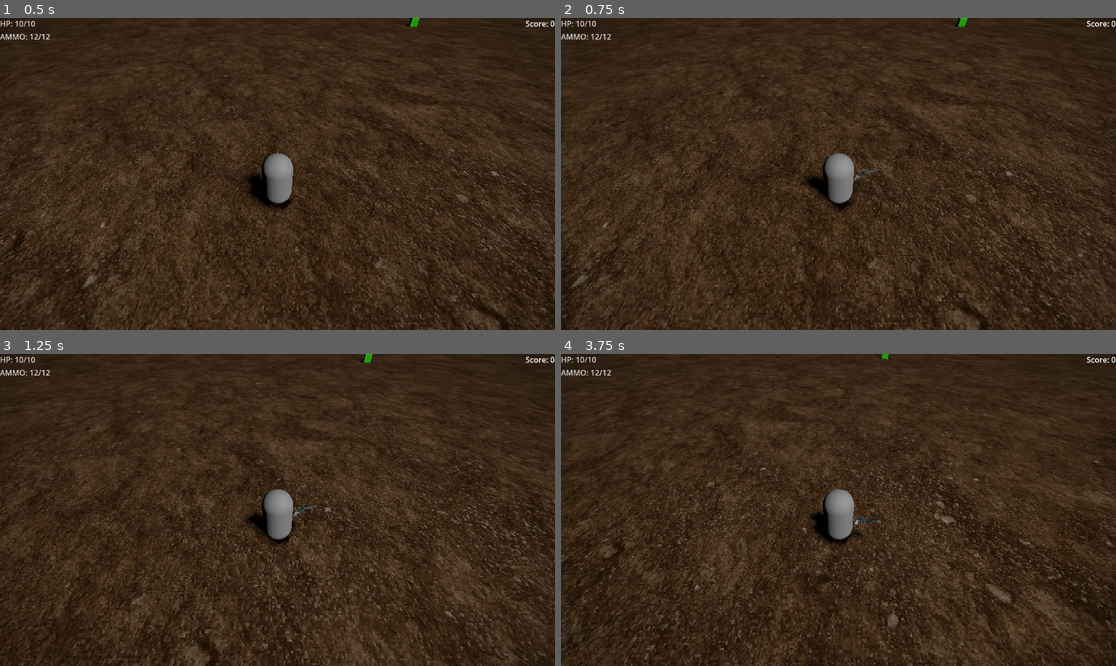
Above: before the commit, frames 1-4 (two rows, left to right).
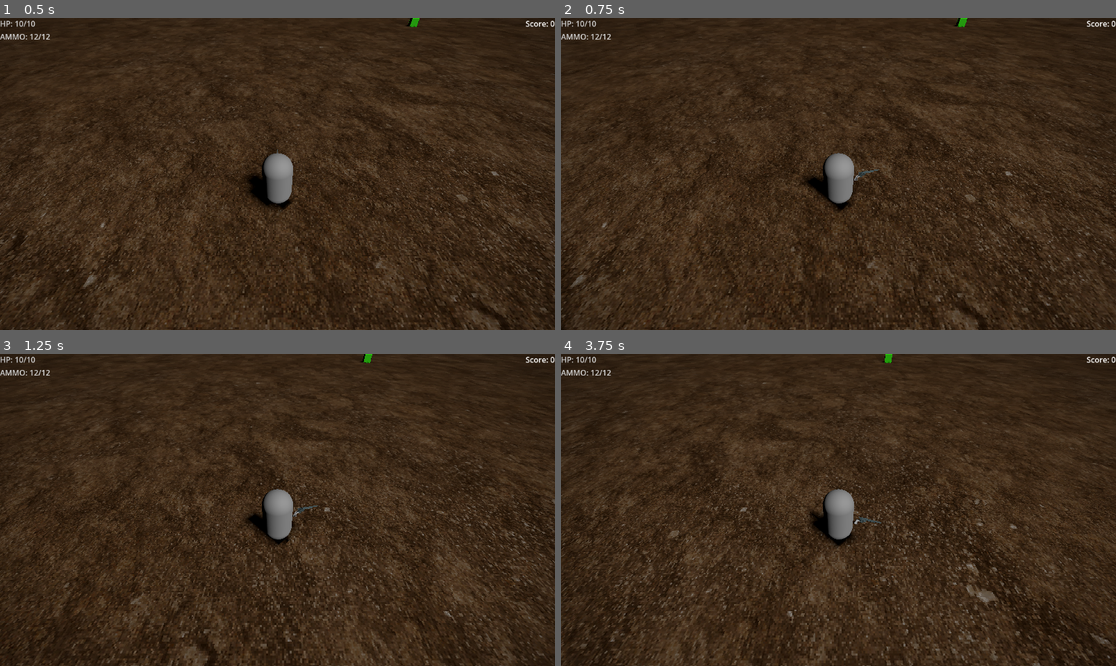
Above: after the commit, the same moments.

Repository: vidaliATWIT/prelude-aleph
Game: Godot game, scene res://main.tscn
Two runs of this game, one before a commit and one after it. Both use one fixed random seed, a clock stepped at 60 frames per second and the inputs below.
Inputs (mouse positions are in pixels of both pictures, inside the frame that each line leads up to):
- Up to frame 1 (0.5 s): no input
- Up to frame 2 (0.75 s): tap Enter at 0.5 s; move the mouse to (960, 158) at 0.52 s; hold D (move_right) from 0.53 s (still down); hold Shift (sprint) from 0.53 s (still down)
- Up to frame 3 (1.25 s): keep holding D (move_right); keep holding Shift (sprint)
- Up to frame 4 (3.75 s): move the mouse to (727, 525) at 1.27 s; release D (move_right) at 1.28 s; release Shift (sprint) at 1.28 s; hold Down (move_down) 1.28-2.03 s; right-click (727, 525) at 1.35 s; tap Shift (sprint) at 1.55, 2.85 s; move the mouse to (894, 441) at 2.02 s; hold D (move_right) 2.03-2.78 s; hold Shift (sprint) 2.03-2.78 s; click (894, 441) at 2.1 s; move the mouse to (810, 572) at 2.77 s; hold W (move_up) 2.78-3.53 s; move the mouse to (1005, 556) at 3.52 s; hold A (move_left) from 3.53 s (still down); hold Shift (sprint) from 3.53 s (still down)

Frame 1 is identical in both runs. In frame 2, 6.3% of the frame differs, in the area x 0-100%, y 0-100%; in frame 3, 6.8%; in frame 4, 19%.

Commit message:
Gameplay finetuning. Fixed sprint locking. Added Rounds to Waves.

Diff:
--- a/game_manager.gd
+++ b/game_manager.gd
@@ -1,9 +1,12 @@
 extends Node
 
 var mobs_spawned = 0
-const MAX_MOBS_PER_WAVE = 5
+var mobs_per_wave = 1
+const ROUND_LENGTH = 5
+const MAX_MOBS_PER_WAVE = 100
 var kill_streak = 0
 var streak_window = 2.0
+var round = 0
 
 @onready var player = %PlayerCharacter
 @onready var game_over_label = $GameHUD/HudContainer/GameOverLabel
@@ -14,9 +17,6 @@
 @onready var points = 0
 @onready var kill_streak_timer = $KillStreakTimer
 @export var spawn_monsters = true
-
-
-
 
 func _ready() -> void:
 	game_over_label.visible=false
@@ -41,8 +41,12 @@
 	mobs_spawned += 1
 
 	# Stop short timer if we've spawned enough mobs
-	if mobs_spawned >= MAX_MOBS_PER_WAVE:
+	if mobs_spawned >= mobs_per_wave:
 		%ShortTimer.stop()
+		round+=1
+		if round%ROUND_LENGTH==0:
+			print("NEXT ROUND HAS: ", mobs_per_wave+1, " MONSTERS!")
+			mobs_per_wave=min(MAX_MOBS_PER_WAVE, mobs_per_wave+1)
 
 
 func get_valid_spawn_position(max_attempts: int = 10) -> Vector3:
@@ -108,7 +112,7 @@
 		streak_text = "BABABOOEY!"
 	elif kill_streak >= 4:
 		multiplier = 4
-		streak_text = "UBER KILL!"
+		streak_text = "KILLTACULAR!"
 	elif kill_streak >= 3:
 		multiplier = 3
 		streak_text = "TRIPLE KILL!"
--- a/main.tscn
+++ b/main.tscn
@@ -26,7 +26,6 @@
 transform = Transform3D(1, 0, 0, 0, 1, 0, 0, 0, 1, 0, 1, 0)
 
 [node name="MonsterSpawner" type="Path3D" parent="PlayerCharacter"]
-transform = Transform3D(1, 0, 0, 0, 1, 0, 0, 0, 1, -29, 0, -7)
 curve = SubResource("Curve3D_h2yge")
 
 [node name="FollowPath" type="PathFollow3D" parent="PlayerCharacter/MonsterSpawner"]
@@ -65,7 +64,6 @@
 
 [node name="GameManager" type="Node" parent="."]
 script = ExtResource("1_1bvp3")
-spawn_monsters = false
 
 [node name="KillStreakTimer" type="Timer" parent="GameManager"]
 one_shot = true
--- a/scenes/player/player_character.tscn
+++ b/scenes/player/player_character.tscn
@@ -19,7 +19,7 @@
 autostart = true
 
 [node name="SprintTimer" type="Timer" parent="."]
-wait_time = 0.2
+wait_time = 0.5
 
 [node name="TrappedTimer" type="Timer" parent="."]
 wait_time = 0.5
--- a/scripts/player/player.gd
+++ b/scripts/player/player.gd
@@ -1,7 +1,9 @@
 extends CharacterBody3D
-@export var WALK_SPEED = 6.0
+@export var WALK_SPEED = 8.0
 @export var RUN_SPEED = 10.0
 var speed = WALK_SPEED
+const WALK_STEP_SIZE=0.4
+const RUN_STEP_SIZE=0.8
 
 @onready var meshes = $Meshes  # Reference to your Meshes node
 @onready var weapon = $Gun
@@ -29,13 +31,11 @@
 @export var max_ammo = 12
 @export var max_sway = 12
 @export var max_fatigue = 10
-@export var max_speed_mod = 10
-@export var speed_mod = 0
-
 
 @export var show_debug = false
 @onready var can_move=true
 @onready var can_sprint=true
+@onready var is_sprinting=false
 
 
 var hp = max_hp:
@@ -63,10 +63,25 @@
 func _ready() -> void:
 	hp=max_hp
 	facing_direction_changed.connect(weapon._on_facing_direction_changed)
+	SFXPlayer.updateStepTime(WALK_STEP_SIZE)
 	add_to_group("player")
 # Physics update
 func _physics_process(delta: float) -> void:
 	var direction = Input.get_vector("move_left", "move_right", "move_up", "move_down")
+
+	# Handle sprinting
+	if (is_sprinting and can_sprint):
+		if sprint_timer.is_stopped():
+			fatigue_timer.stop()
+			sprint_timer.start()
+		speed=RUN_SPEED
+		SFXPlayer.updateStepTime(WALK_STEP_SIZE)
+	else:
+		if fatigue<max_fatigue and fatigue_timer.is_stopped():
+			sprint_timer.stop()
+			fatigue_timer.start()
+		speed=WALK_SPEED
+		SFXPlayer.updateStepTime(RUN_STEP_SIZE)
 	if (can_move):
 		velocity = Vector3(direction.x, 0, direction.y) * speed
 	else:
@@ -118,21 +133,11 @@
 				SFXPlayer.playShot()
 			else:
 				SFXPlayer.playDryfire()
-	if can_sprint:
-		if Input.is_action_pressed("sprint"):
-			if sprint_timer.is_stopped():
-				fatigue_timer.stop()
-				sprint_timer.start()
-			speed=RUN_SPEED
-			SFXPlayer.updateStepTime(.4)
-	else:
-		if fatigue<max_fatigue and fatigue_timer.is_stopped():
-			sprint_timer.stop()
-			fatigue_timer.start()
-		speed=WALK_SPEED
-		SFXPlayer.updateStepTime(.8)
-
-
+
+	if Input.is_action_pressed("sprint"):
+		is_sprinting=true
+	else:
+		is_sprinting=false
 
 func heal(heal_amt):
 	hp=min((hp+heal_amt), max_hp)
@@ -192,6 +197,7 @@
 	SFXPlayer.playTrapped()
 	trapped_timer.wait_time=rand_num*.01
 	can_move=false
+	can_sprint=false
 	trapped_timer.start()
 
 
